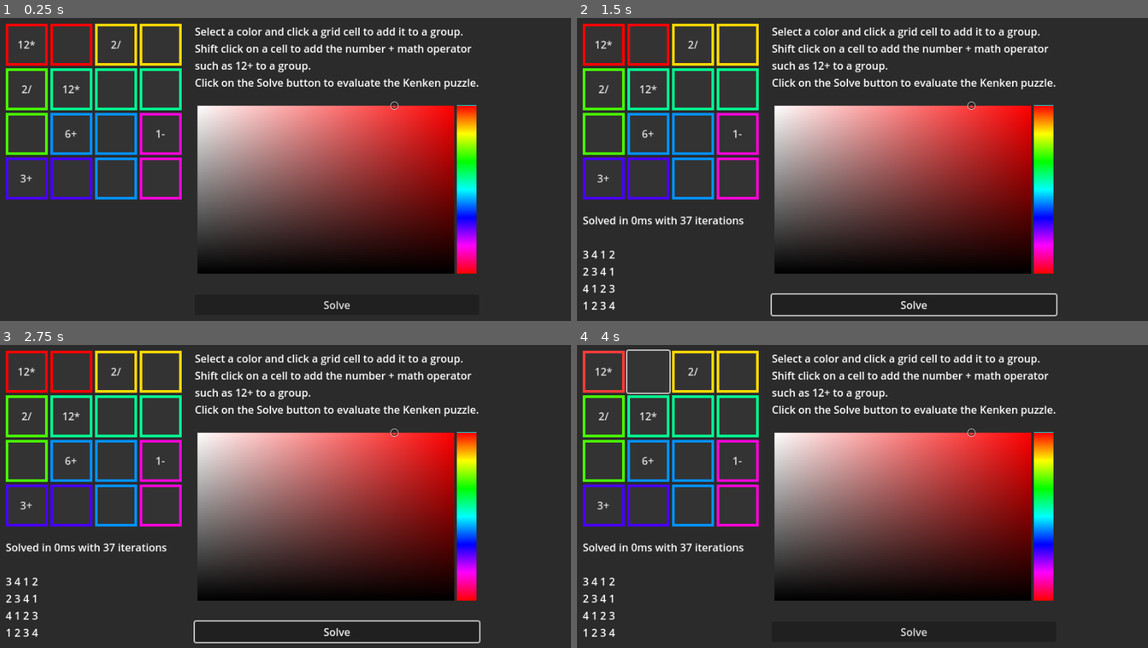
Above: before the commit, frames 1-4 (two rows, left to right).
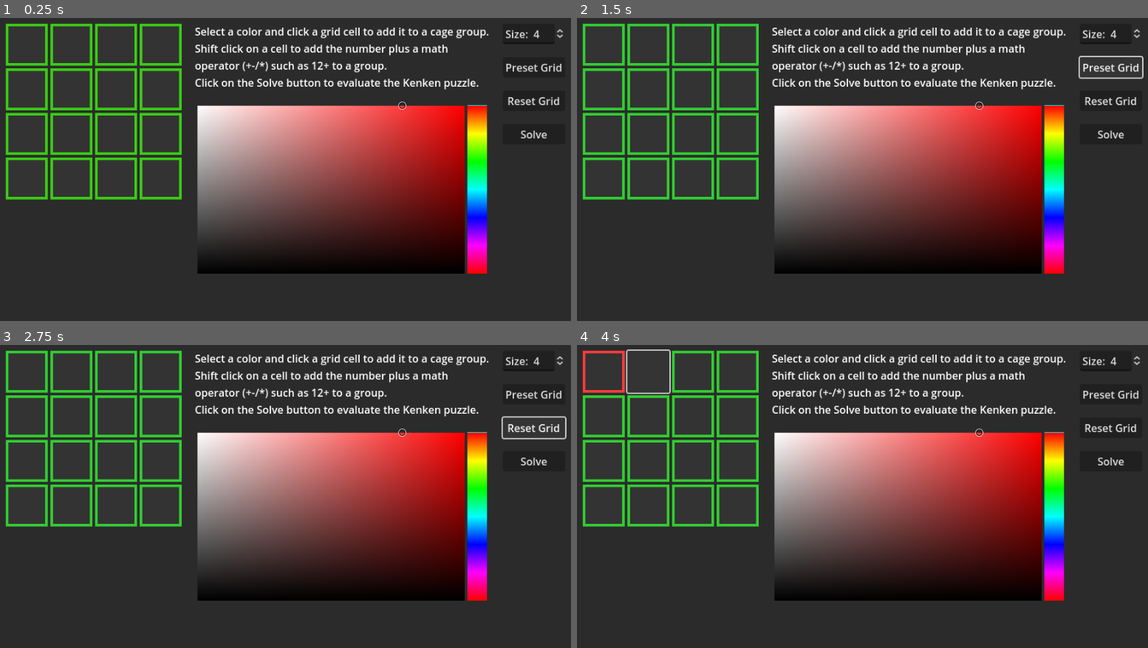
Above: after the commit, the same moments.

Repository: andrew-wilkes/godot-kenken
Game: Godot game, scene res://main.tscn
Same seed, same stepped clock (60 frames per second), same inputs: the game is played once before the commit and once after it.
Inputs (mouse positions are in pixels of both pictures, inside the frame that each line leads up to):
- Up to frame 1 (0.25 s): no input
- Up to frame 2 (1.5 s): click "Solve" at 0.5 s; click (1113, 66) at 1.25 s, where only the run after the commit has a clickable "Preset Grid"
- Up to frame 3 (2.75 s): click (536, 426) at 2 s, where only the run after the commit has a clickable "Reset Grid"
- Up to frame 4 (4 s): click (605, 372) at 2.75 s; click (651, 372) at 3.52 s

The runs differ from the first frame. In frame 1, 8.5% of the frame differs, in the area x 0-99%, y 1-97%; in frame 2, 10%; in frame 3, 10%, in the area x 0-100%, y 1-99%; in frame 4, 8.6%.

Commit message:
Improve UI

Diff:
--- a/kenken/Main.gd
+++ b/kenken/Main.gd
@@ -15,6 +15,17 @@
 	var op = '+'
 
 func _ready():
+	%SpinBox.value = grid_size
+	build_grid()
+	#test_get_candidates_for_cell()
+	#test_target_matched()
+	#test_evaluate_cage()
+	#test_get_number_sets_for_cage()
+	#test_get_number_combos_for_set()
+	#test_valid_grid()
+
+
+func build_grid():
 	numbers = range(1, grid_size + 1)
 	%Grid.columns = grid_size
 	grid_numbers.resize(grid_size * grid_size)
@@ -26,14 +37,22 @@
 			button.set("theme_override_styles/normal", style_box.duplicate())
 			%Grid.add_child(button)
 		button.set_meta("cage_id", 0)
-		button.pressed.connect(on_button_clicked.bind(button))
-	#test_get_candidates_for_cell()
-	#test_target_matched()
-	#test_evaluate_cage()
-	#test_get_number_sets_for_cage()
-	#test_get_number_combos_for_set()
-	#test_valid_grid()
-	preset_grid()
+		if not button.is_connected("pressed", on_button_clicked):
+			button.pressed.connect(on_button_clicked.bind(button))
+
+
+func reset_grid():
+	%Result.text = ""
+	var skip = true
+	for button in %Grid.get_children():
+		if skip:
+			skip = false
+			button.text = ""
+			var style_box = button.get("theme_override_styles/normal")
+			style_box.border_color = Color.LIME_GREEN
+			continue
+		button.queue_free()
+	build_grid()
 
 
 func on_button_clicked(b: Button):
@@ -353,3 +372,18 @@
 			else:
 				b.text = ""
 		cid += 1.0
+
+
+func _on_preset_pressed():
+	%SpinBox.value = 4
+	reset_grid()
+	await get_tree().create_timer(0.2).timeout
+	preset_grid()
+
+
+func _on_reset_pressed():
+	reset_grid()
+
+
+func _on_spin_box_value_changed(value):
+	grid_size = int(value)
--- a/kenken/main.tscn
+++ b/kenken/main.tscn
@@ -57,9 +57,9 @@
 
 [node name="Label" type="Label" parent="M/HB/VB2"]
 layout_mode = 2
-text = "Select a color and click a grid cell to add it to a group.
-Shift click on a cell to add the number + math operator
-such as 12+ to a group.
+text = "Select a color and click a grid cell to add it to a cage group.
+Shift click on a cell to add the number plus a math
+operator (+-/*) such as 12+ to a group.
 Click on the Solve button to evaluate the Kenken puzzle."
 
 [node name="ColorPicker" type="ColorPicker" parent="M/HB/VB2"]
@@ -74,7 +74,27 @@
 hex_visible = false
 presets_visible = false
 
-[node name="Solve" type="Button" parent="M/HB/VB2"]
+[node name="VB3" type="VBoxContainer" parent="M/HB"]
+layout_mode = 2
+theme_override_constants/separation = 20
+
+[node name="SpinBox" type="SpinBox" parent="M/HB/VB3"]
+unique_name_in_owner = true
+layout_mode = 2
+min_value = 1.0
+max_value = 8.0
+value = 4.0
+prefix = "Size: "
+
+[node name="Preset" type="Button" parent="M/HB/VB3"]
+layout_mode = 2
+text = "Preset Grid"
+
+[node name="Reset" type="Button" parent="M/HB/VB3"]
+layout_mode = 2
+text = "Reset Grid"
+
+[node name="Solve" type="Button" parent="M/HB/VB3"]
 layout_mode = 2
 text = "Solve"
 
@@ -90,6 +110,9 @@
 placeholder_text = "Enter number and operator"
 alignment = 1
 
-[connection signal="pressed" from="M/HB/VB2/Solve" to="." method="_on_solve_pressed"]
+[connection signal="value_changed" from="M/HB/VB3/SpinBox" to="." method="_on_spin_box_value_changed"]
+[connection signal="pressed" from="M/HB/VB3/Preset" to="." method="_on_preset_pressed"]
+[connection signal="pressed" from="M/HB/VB3/Reset" to="." method="_on_reset_pressed"]
+[connection signal="pressed" from="M/HB/VB3/Solve" to="." method="_on_solve_pressed"]
 [connection signal="popup_hide" from="PopupPanel" to="." method="_on_popup_panel_popup_hide"]
 [connection signal="text_submitted" from="PopupPanel/LineEdit" to="." method="_on_line_edit_text_submitted"]
